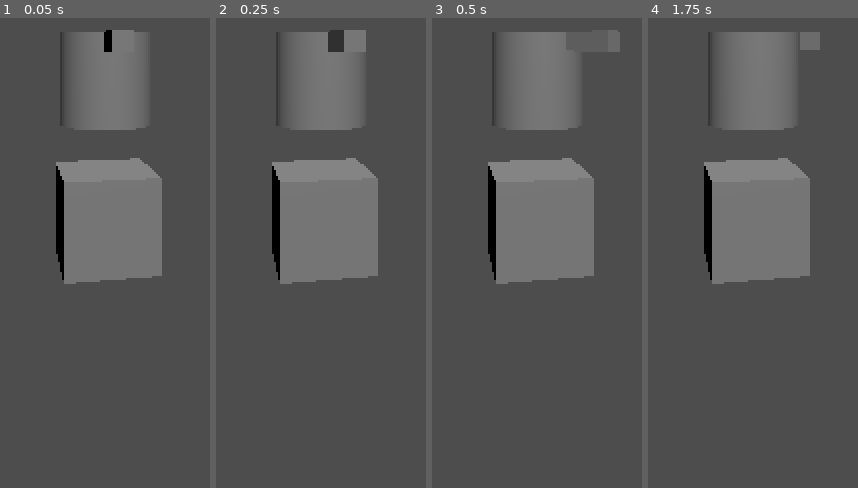
Above: before the commit, frames 1-4 (left to right).
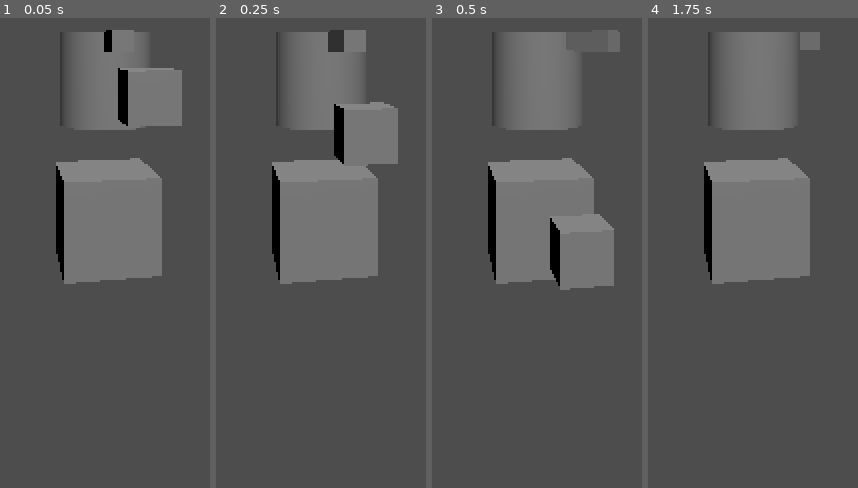
Above: after the commit, the same moments.

Repository: Zshandi/TestJoints
Game: Godot game, scene res://main.tscn
Same seed, same stepped clock (60 frames per second), same inputs: the game is played once before the commit and once after it.
Inputs:
- Up to frame 1 (0.05 s): no input
- Up to frame 2 (0.25 s): no input
- Up to frame 3 (0.5 s): no input
- Up to frame 4 (1.75 s): no input

The runs differ from the first frame. In frame 1, 2.6% of the frame differs, in the area x 56-87%, y 10-23%; in frame 2, 3.3%, in the area x 56-87%, y 17-32%; in frame 3, 2.3%; in frame 4, nothing differs.

Commit message:
New RigidBody3D Added, not yet connected

Diff:
--- a/main.tscn
+++ b/main.tscn
@@ -14,6 +14,12 @@
 
 [sub_resource type="BoxMesh" id="BoxMesh_hthjh"]
 size = Vector3(0.2, 0.2, 1)
+
+[sub_resource type="BoxMesh" id="BoxMesh_77c6p"]
+size = Vector3(0.4, 0.4, 0.4)
+
+[sub_resource type="BoxShape3D" id="BoxShape3D_vutr2"]
+size = Vector3(0.4, 0.4, 0.4)
 
 [node name="Node3D" type="Node3D"]
 
@@ -42,10 +48,19 @@
 transform = Transform3D(1, 0, 0, 0, 1, 0, 0, 0, 1, 0, 0.4, 0.5)
 mesh = SubResource("BoxMesh_hthjh")
 
-[node name="Generic6DOFJoint3D" type="Generic6DOFJoint3D" parent="."]
+[node name="Joint_AnchorToConnector" type="Generic6DOFJoint3D" parent="."]
 node_a = NodePath("../JointAnchor")
 node_b = NodePath("../JointConnector")
 angular_limit_y/enabled = false
 
 [node name="Camera3D" type="Camera3D" parent="."]
 transform = Transform3D(0.982784, 0, -0.184758, 0, 1, 0, 0.184758, 0, 0.982784, -1.05322, 0.42118, 6.28336)
+
+[node name="RigidBody3D" type="RigidBody3D" parent="."]
+transform = Transform3D(1, 0, 0, 0, 1, 0, 0, 0, 1, 0, 0, 2)
+
+[node name="MeshInstance3D" type="MeshInstance3D" parent="RigidBody3D"]
+mesh = SubResource("BoxMesh_77c6p")
+
+[node name="CollisionShape3D" type="CollisionShape3D" parent="RigidBody3D"]
+shape = SubResource("BoxShape3D_vutr2")
Not shown: 1 places in main.tscn that only renumber resources
